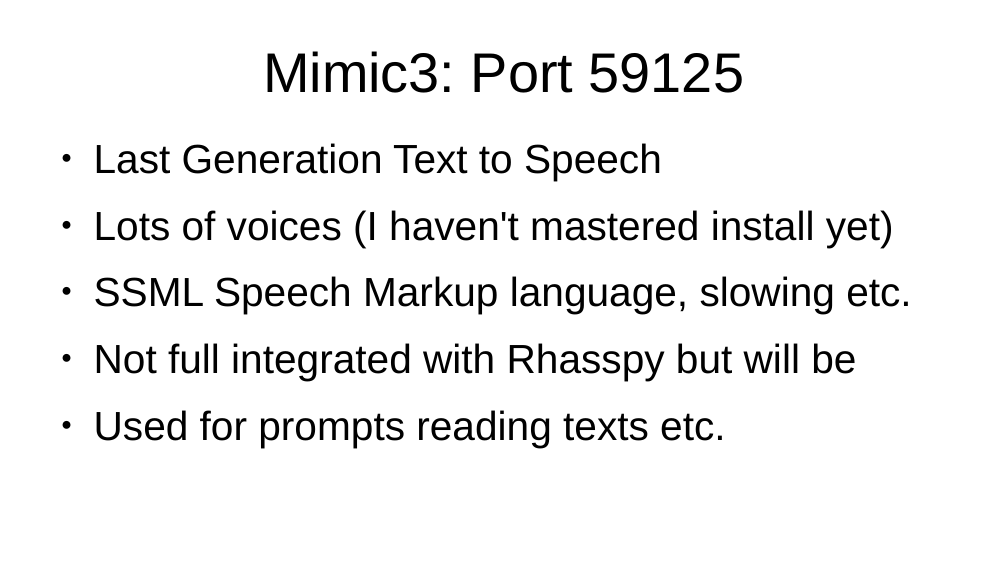
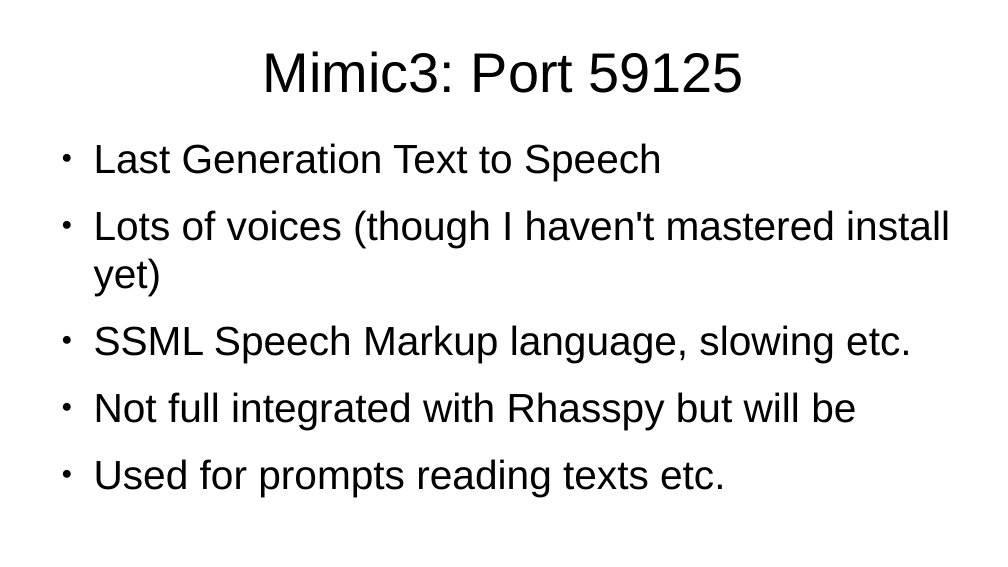
Before and after one commit to hbarnard/mema, a slide deck: slide 5 of bits-and-pieces/presentation..pptx (slide 4 before the commit). Drawn at 1008x567 pixels with LibreOffice and Linux fonts; fonts in the diff are those of the drawing. Boxes give left, top, right and bottom in pixels: in the first picture for what was removed or moved away, otherwise in the second. Text is boxed around its words. In the diff, an @@ line names an element or a change of style, - is before the commit and + after.

```diff
--- a/bits-and-pieces/presentation..pptx
+++ b/bits-and-pieces/presentation..pptx
@@ text at bbox=[94, 210, 950, 296]: text changed @@
-● Lots of voices (I haven't mastered install yet)
+● Lots of voices (though I haven't mastered install yet)
```
Also in this commit, not shown: 6 other slides changed, 7 slides added, 7 other files.
